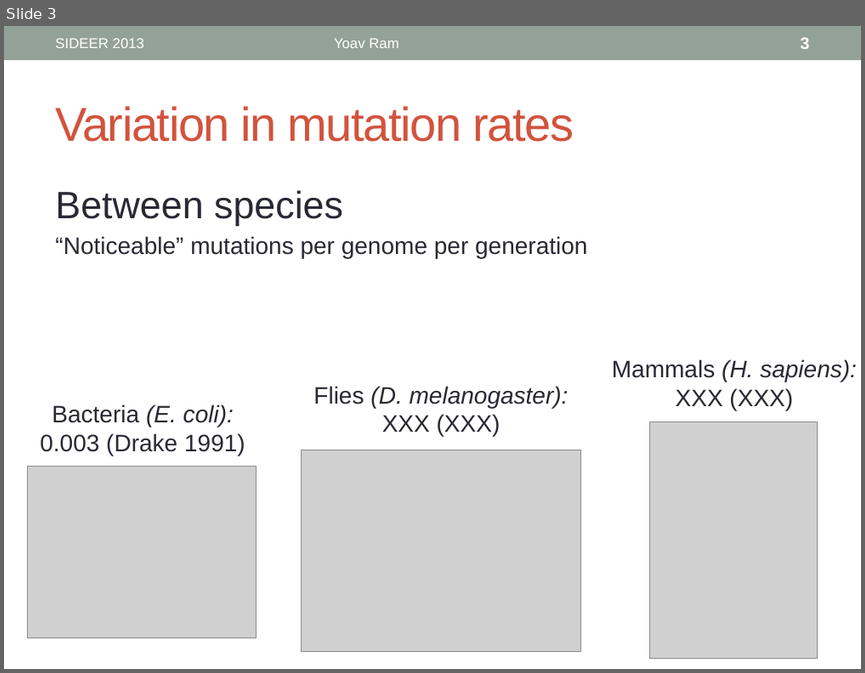
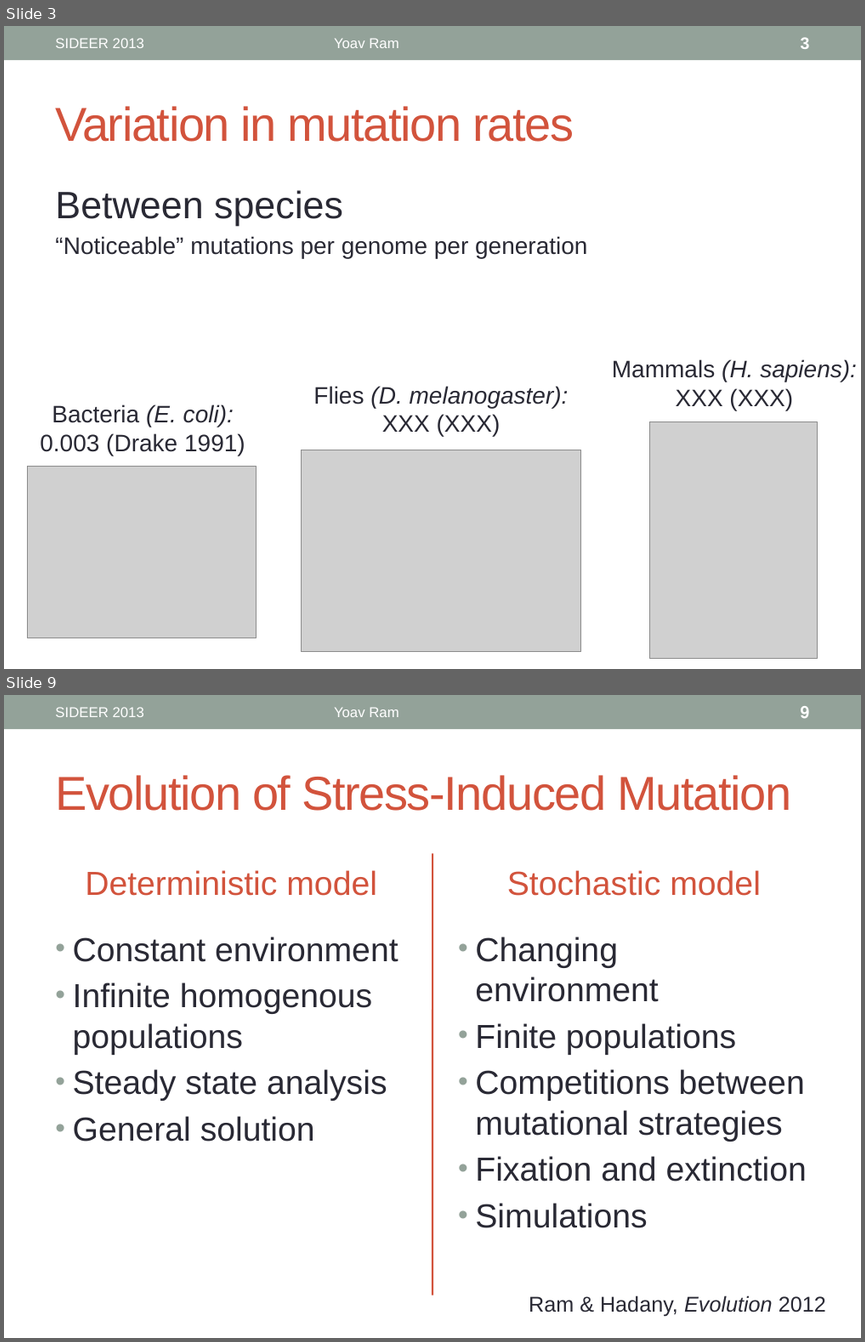
Before and after one commit to yoavram/SIDEER2013, a slide deck: presentation.pptx. Shown one above the other, each under a label of ours: slide 3 before the commit, slides 3 and 9 after it; the slides between them are not shown. The pictures are 865x673 and 865x1342 pixels, drawn with LibreOffice and Linux fonts; fonts in the diff are those of the drawing; grey boxes stand for pictures. Boxes give left, top, right and bottom in pixels: in the first picture for what was removed or moved away, otherwise in the second. Text is boxed around its words. In the diff, an @@ line names an element or a change of style, - is before the commit and + after.

```diff
--- a/presentation.pptx
+++ b/presentation.pptx
@@ slide 9 added at box(4, 695, 861, 1338), background #FFFFFF; not listed: 1 template element that a slide beside it also shows @@
@@ text added at box(55, 707, 144, 717), 12 pt, text #FFFFFF @@
+SIDEER 2013
@@ text added at box(334, 707, 398, 717), 12 pt, text #FFFFFF @@
+Yoav Ram
@@ page number added at box(800, 706, 810, 719), 14 pt, text #FFFFFF, bold @@
+9
@@ title added at box(55, 775, 791, 811), 40 pt, text #D2533C @@
+Evolution of Stress-Induced Mutation
@@ text added at box(85, 870, 377, 896), 28 pt, text #D2533C @@
+Deterministic model
@@ line added from (432, 853) to (432, 1295), #D2533C 1.5 pt @@
@@ text added at box(507, 870, 760, 896), 28 pt, text #D2533C @@
+Stochastic model
@@ text added at box(73, 936, 398, 1141), 28 pt, text #292934 @@
+• Constant environment
+• Infinite homogenous populations
+• Steady state analysis
+• General solution
@@ text added at box(475, 936, 806, 1228), 28 pt, text #292934 @@
+• Changing environment
+• Finite populations
+• Competitions between mutational strategies
+• Fixation and extinction
+• Simulations
@@ text added at box(528, 1295, 826, 1316), 18 pt, text #292934 @@
+Ram & Hadany, Evolution 2012
```
Also in this commit, not shown: 3 slides changed, 8 other slides added.
